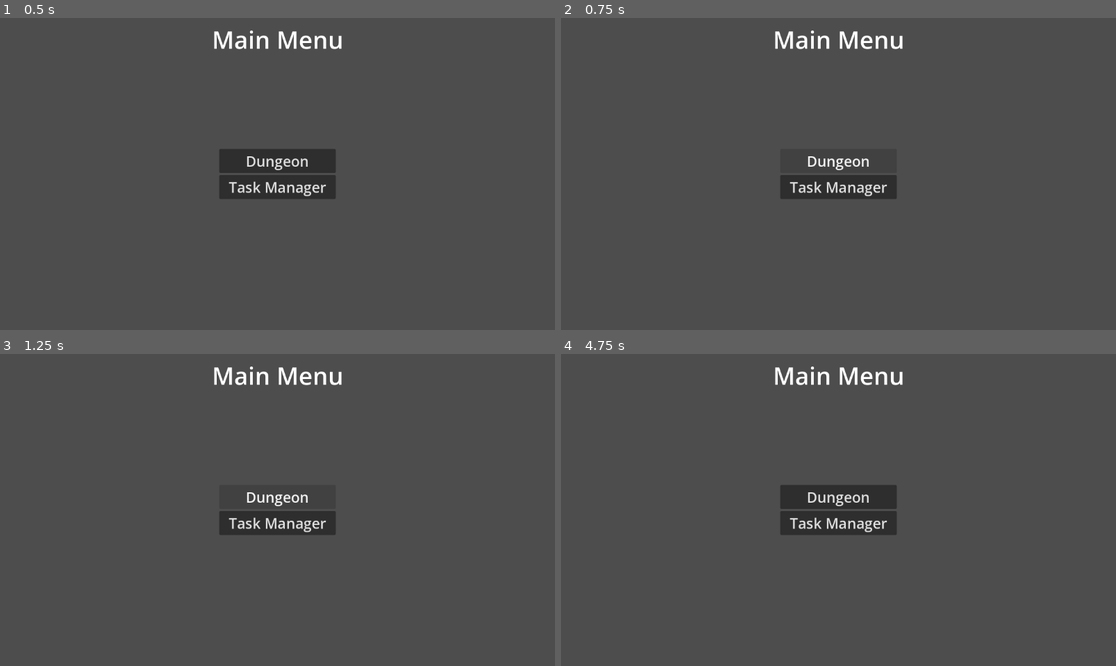
Above: before the commit, frames 1-4 (two rows, left to right).
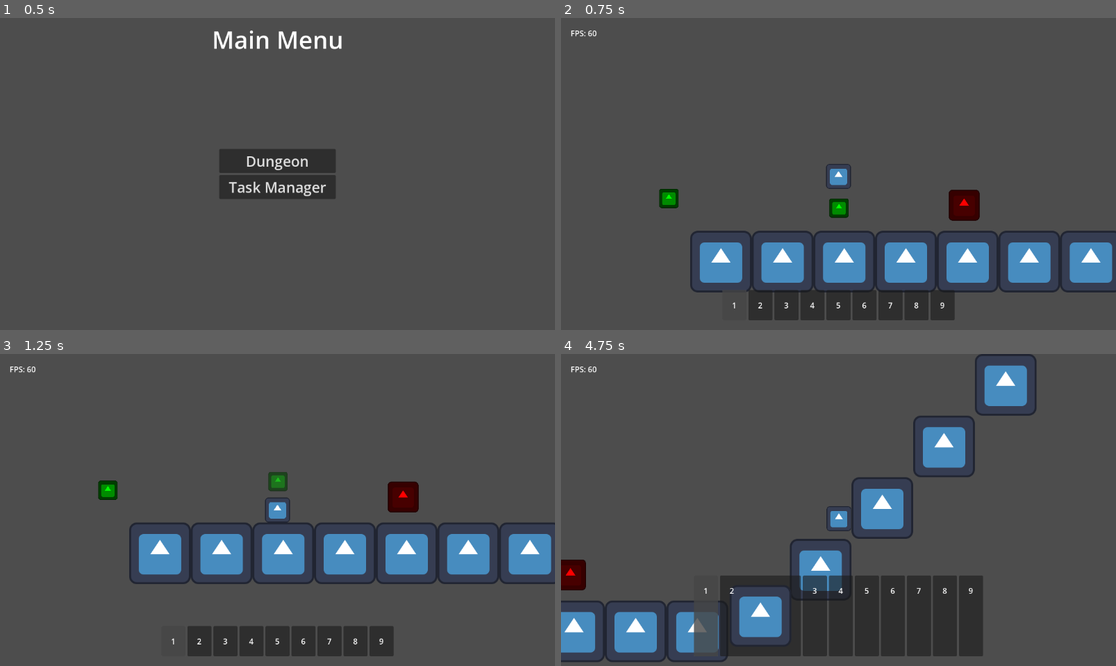
Above: after the commit, the same moments.

Repository: TheHumanMRP/RPG-Life-Tracker
Game: Godot game, scene res://Folders/Systems/Main/Scenes/main_scene.tscn
The game is run twice, just before and just after one commit, with the same random seed, the same clock (stepped at 60 frames per second) and the same inputs. The engine's default icon, where the game draws it, is replaced by a stand-in: a white triangle on a blue panel in a dark square.
Inputs (mouse positions are in pixels of both pictures, inside the frame that each line leads up to):
- Up to frame 1 (0.5 s): no input
- Up to frame 2 (0.75 s): click "Dungeon" at 0.5 s
- Up to frame 3 (1.25 s): no input
- Up to frame 4 (4.75 s): move the mouse to (960, 494) at 1.27 s; hold D (move_right) 1.28-2.78 s; tap T (add_test_sword) at 1.35, 2.85, 4.35 s; click (960, 494) at 1.42 s; tap Space (jump) at 1.52, 2.27, 3.77, 4.52 s; move the mouse to (727, 525) at 2.02 s; tap E (equip_item) at 2.1, 3.6 s; move the mouse to (894, 441) at 2.77 s; hold A (move_left) 2.78-3.53 s; move the mouse to (810, 572) at 3.52 s; hold D (move_right) from 3.53 s (still down); click (810, 572) at 3.67 s; move the mouse to (1005, 556) at 4.27 s

Frame 1 is identical in both runs. In frame 2, 15% of the frame differs, in the area x 1-100%, y 4-97%; in frame 3, 15%; in frame 4, 21%, in the area x 0-86%, y 0-99%.
Error before the commit: Parse Error: Identifier "hotbar_logic" not declared in the current scope. (res://Folders/Systems/Globals/global.gd:54)
Error after the commit: Invalid access to property or key 'hotbar_item_selected' on a base object of type 'Nil'. (res://Folders/Systems/Inventory_System/Scripts/Hotbar/hotbar_logic.gd…

Commit message:
Auto commit at 2026-08-30 19:35:49

Diff:
--- a/Folders/Systems/Globals/global.gd
+++ b/Folders/Systems/Globals/global.gd
@@ -1,4 +1,6 @@
 extends Node
+
+var hotbar_logic: HotbarLogic = HotbarLogic.new()
 
 # ============================================================================
 # Vars
